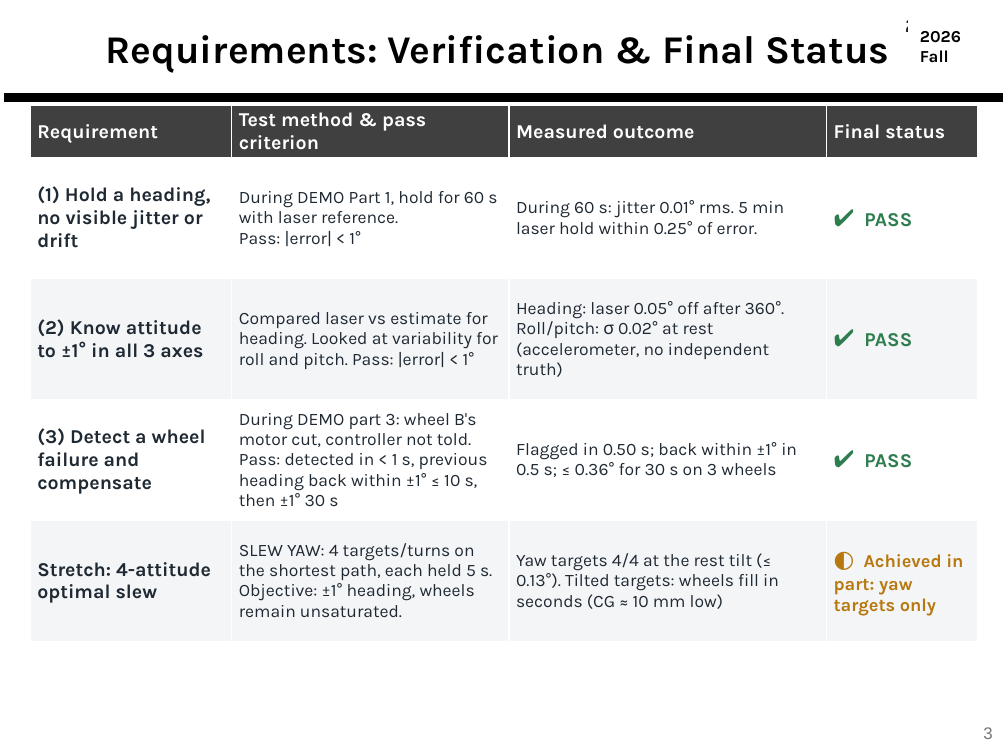
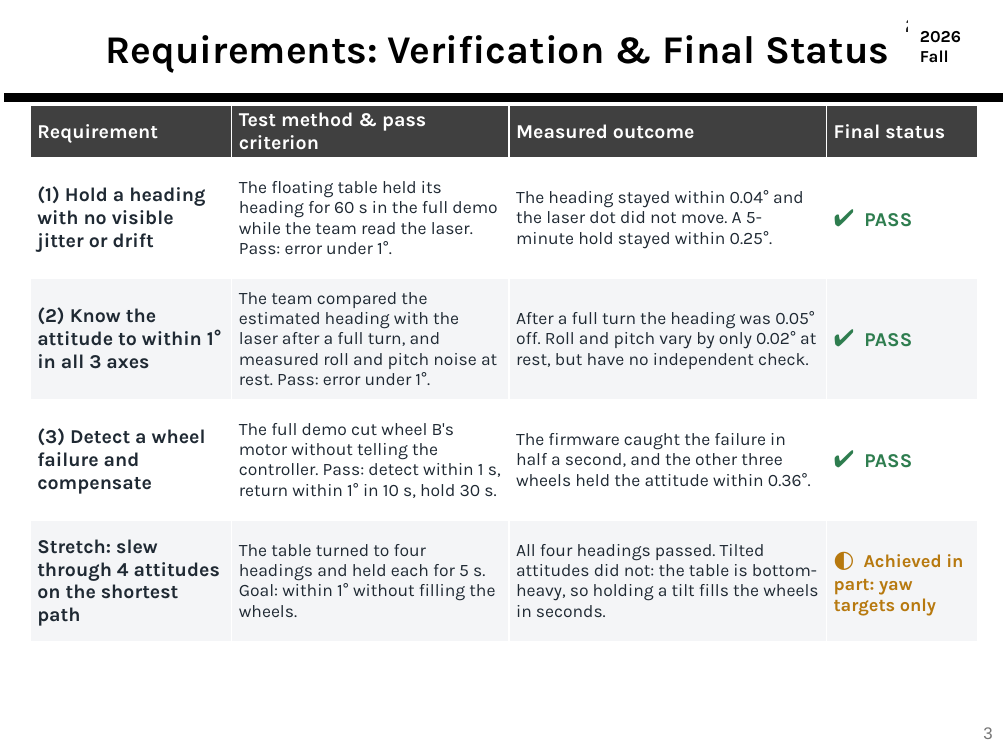
Before and after one commit to derek-weissinger-usafa/Astro-331-Lab-8, a slide deck: slide 3 of Reports/Astro 331 Lab 8_2_3 Body Final Pres.pptx. Drawn at 1008x756 pixels with LibreOffice and Linux fonts; fonts in the diff are those of the drawing; background and template pictures are left out. Boxes give left, top, right and bottom in pixels: in the first picture for what was removed or moved away, otherwise in the second. Text is boxed around its words. In the diff, an @@ line names an element or a change of style, - is before the commit and + after.

```diff
--- a/Reports/Astro 331 Lab 8_2_3 Body Final Pres.pptx
+++ b/Reports/Astro 331 Lab 8_2_3 Body Final Pres.pptx
@@ table at <box>30,106,978,640</box> @@
-row 2: (1) Hold a heading, no visible jitter or drift | During DEMO Part 1, hold for 60 s with laser reference. / Pass: |error| < 1° | During 60 s: jitter 0.01° rms. 5 min laser hold within 0.25° of error. | ✔ PASS
+row 2: (1) Hold a heading with no visible jitter or drift | The floating table held its heading for 60 s in the full demo while the team read the laser. Pass: error under 1°. | The heading stayed within 0.04° and the laser dot did not move. A 5-minute hold stayed within 0.25°. | ✔ PASS
-row 3: (2) Know attitude to ±1° in all 3 axes | Compared laser vs estimate for heading. Looked at variability for roll and pitch. Pass: |error| < 1° | Heading: laser 0.05° off after 360°. Roll/pitch: σ 0.02° at rest (accelerometer, no independent truth) | ✔ PASS
+row 3: (2) Know the attitude to within 1° in all 3 axes | The team compared the estimated heading with the laser after a full turn, and measured roll and pitch noise at rest. Pass: error under 1°. | After a full turn the heading was 0.05° off. Roll and pitch vary by only 0.02° at rest, but have no independent check. | ✔ PASS
-row 4, column 2: During DEMO part 3: wheel B's motor cut, controller not told. Pass: detected in < 1 s, previous heading back within ±1° ≤ 10 s, then ±1° 30 s
+row 4, column 2: The full demo cut wheel B's motor without telling the controller. Pass: detect within 1 s, return within 1° in 10 s, hold 30 s.
-row 4, column 3: Flagged in 0.50 s; back within ±1° in 0.5 s; ≤ 0.36° for 30 s on 3 wheels
+row 4, column 3: The firmware caught the failure in half a second, and the other three wheels held the attitude within 0.36°.
-row 5: Stretch: 4-attitude optimal slew | SLEW YAW: 4 targets/turns on the shortest path, each held 5 s. Objective: ±1° heading, wheels remain unsaturated. | Yaw targets 4/4 at the rest tilt (≤ 0.13°). Tilted targets: wheels fill in seconds (CG ≈ 10 mm low) | ◐ Achieved in part: yaw targets only
+row 5: Stretch: slew through 4 attitudes on the shortest path | The table turned to four headings and held each for 5 s. Goal: within 1° without filling the wheels. | All four headings passed. Tilted attitudes did not: the table is bottom-heavy, so holding a tilt fills the wheels in seconds. | ◐ Achieved in part: yaw targets only
```
Also in this commit, not shown: 42 other slides changed, 2 other files.
